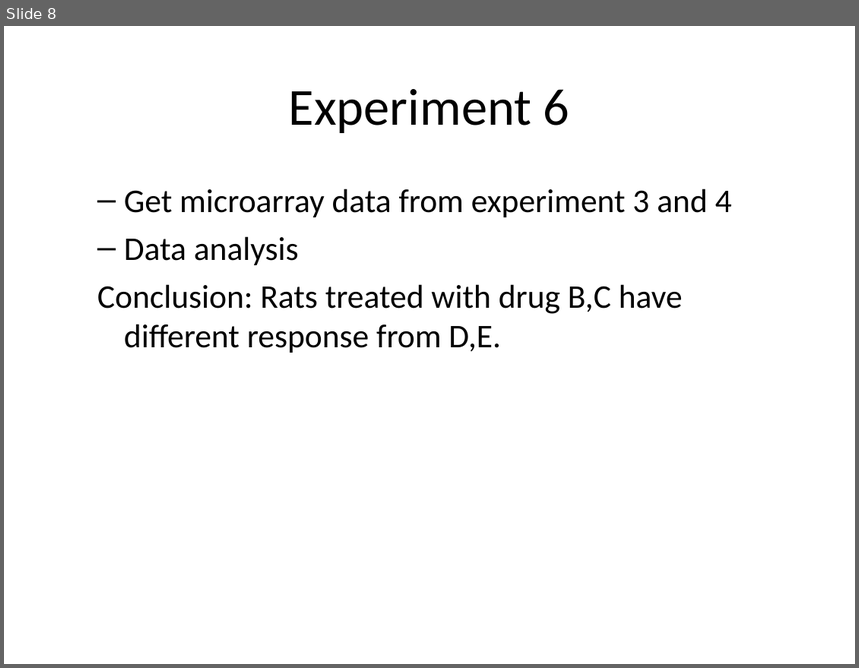
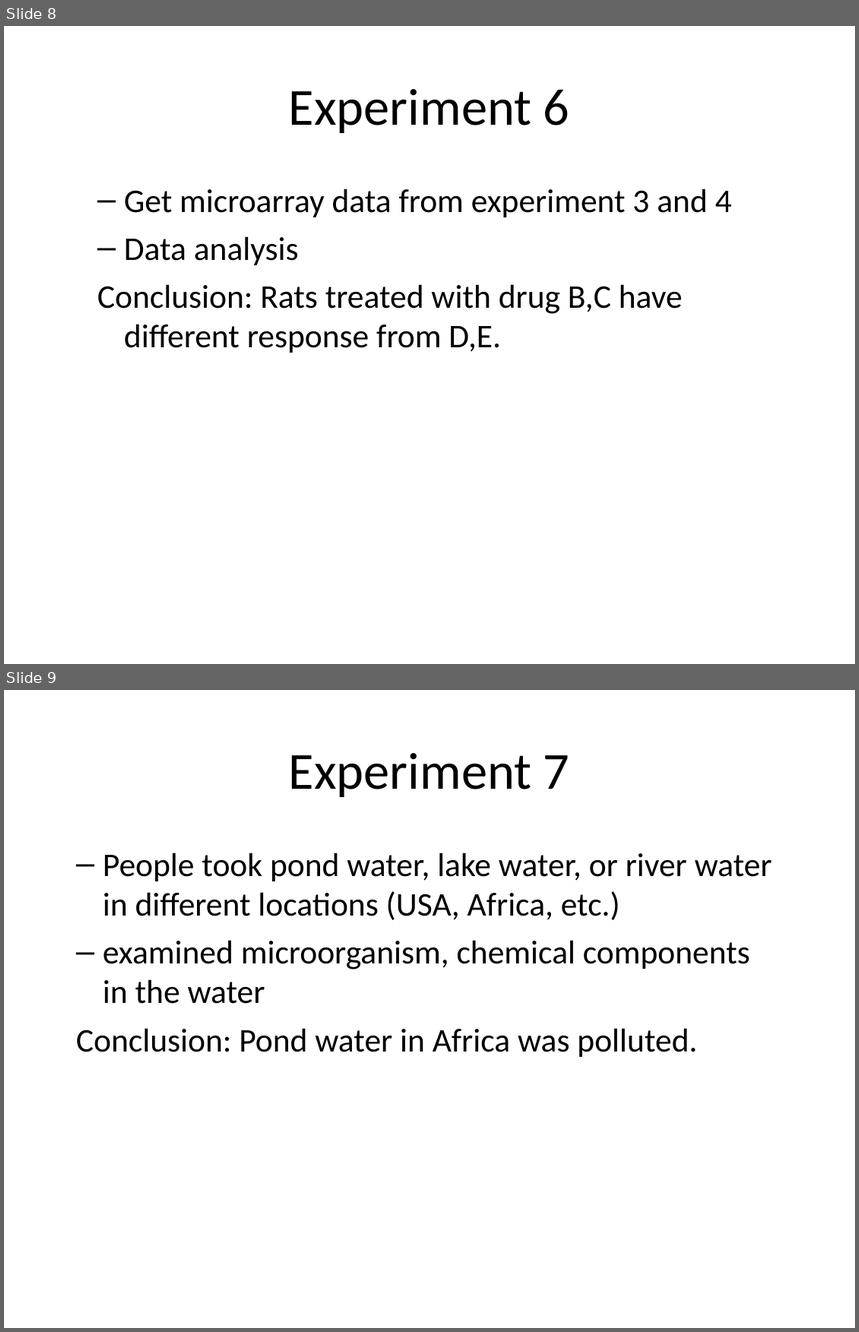
Before and after one commit to obi-ontology/obi-legacy-svn, a slide deck: trunk/docs/presentations/OBI workshop May 2012 Ann Arbor/Specimen/specimen.ppt. Shown one above the other, each under a label of ours: slide 8 before the commit, slides 8 and 9 after it. The pictures are 859x668 and 859x1332 pixels, drawn with LibreOffice and Linux fonts; fonts in the diff are those of the drawing. Boxes give left, top, right and bottom in pixels: in the first picture for what was removed or moved away, otherwise in the second. Text is boxed around its words. In the diff, an @@ line names an element or a change of style, - is before the commit and + after.

```diff
--- a/trunk/docs/presentations/OBI workshop May 2012 Ann Arbor/Specimen/specimen.ppt
+++ b/trunk/docs/presentations/OBI workshop May 2012 Ann Arbor/Specimen/specimen.ppt
@@ slide 9 added at <box>4,690,855,1328</box>, background #FFFFFF @@
@@ title added at <box>289,753,570,797</box>, 44 pt, text #000000 @@
+Experiment 7
@@ text added at <box>76,853,772,1057</box>, 28 pt, text #000000 @@
+  – People took pond water, lake water, or river water in different locations (USA, Africa, etc.)
+  – examined microorganism, chemical components in the water
+  Conclusion: Pond water in Africa was polluted.
```
Also in this commit, not shown: 2 slides changed, 4 other slides added, 1 slide removed, 2 other files.
